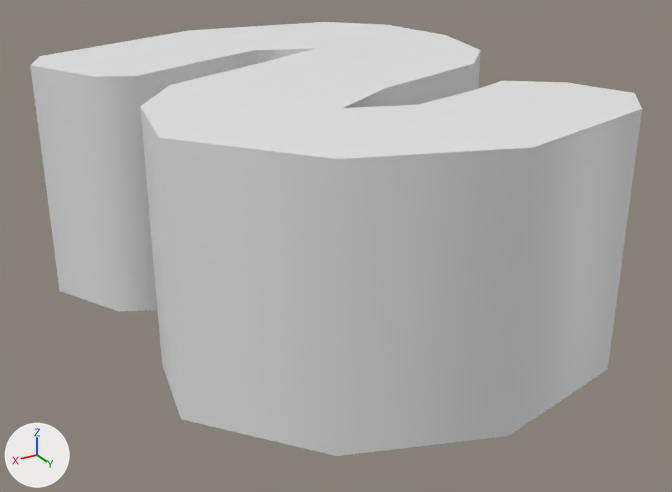
The Blender file Examples/BlenderSourceFiles~/fredoka_one.blend as it was, and as the next commit left it.
Before and after are seen from a 50 mm lens placed at (0.152, 0.831, 0.261), pointed at (-0.202, 0.242, -0.034). The axes (+X, +Y, +Z) are drawn at lower left. The lights are the same throughout. Text is drawn in Blender's own font.

The first picture shows 's'.
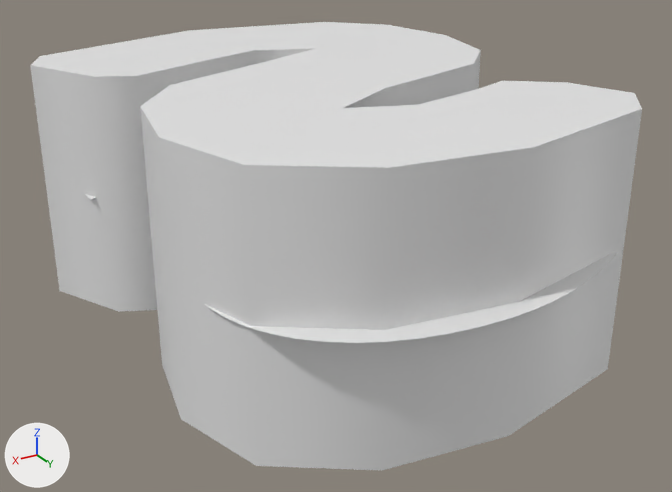
Pixel boxes [x1, y1, x2, y2] of what changed, in the pictures (672 x 492 px; the box of a moved part takes in the faces that stretch with it):
's', reshaped
    before: [30, 22, 642, 456]
    after: [30, 22, 642, 471]
'Text', added
    after: [85, 194, 617, 343]
part 1 of me_s_001, moved or reshaped
    before: [159, 109, 640, 456]
    after: [159, 109, 640, 471]

The edits, one by one:
me_s_001 has 108 vertices, 75 faces and spans x -0.383..-0.021, y -0.007..0.444, z -0.1..0.1.
me_s_001 is used by ob_s; location (0.0, 0.0, 0.0).
Verts and faces of me_s_001; kept vertices keep their numbers, new ones are numbered from 108.
Before the commit, vertices of me_s_001: 11 (-0.036, 0.313, -0.1) at pixel (181, 419), 12 (-0.215, 0.444, -0.1) at pixel (508, 435), 13 (-0.336, 0.416, -0.1) at pixel (607, 369), 37 (-0.036, 0.313, 0.1) at pixel (159, 137), 38 (-0.215, 0.444, 0.1) at pixel (533, 147).
Before the commit, vertices of me_s_001: 39 (-0.336, 0.416, 0.1) at pixel (642, 108), 74 (-0.036, 0.313, 0.1) at pixel (159, 137), 75 (-0.036, 0.313, -0.1) at pixel (181, 419), 104 (-0.105, 0.404, -0.1) at pixel (336, 456), 105 (-0.105, 0.404, 0.1) at pixel (336, 159).
Before the commit, vertices of me_s_001: 106 (-0.105, 0.404, -0.1) at pixel (336, 456), 107 (-0.105, 0.404, 0.1) at pixel (336, 159).
Part 1, on me_s_001:
Vertices deleted: 104, 105 (with the faces that use them).
Faces deleted: (74, 75, 106, 107).
Vertex 106 moves to (-0.122, 0.432, -0.1), pixel (382, 470).
Vertex 107 moves to (-0.122, 0.432, 0.1), pixel (389, 167).
New vertices 108 to 111 stand at vertices 11, 37, 74, 75, in that order, plus (-0.02, 0.074, 0.0).
New vertex 112 is at (-0.122, 0.432, -0.1), pixel (382, 470).
New vertex 113 is at (-0.122, 0.432, 0.1), pixel (389, 167).
New faces: (11, 13, 12, 112, 108), (37, 109, 113, 38, 39).
New faces: (106, 107, 110, 111), (74, 75, 111, 110) (smooth).
Text 'Text' (txt_text) is new.
Its body is 's'.
Object 'Text' (ob_text) is new; it shows txt_text.
Its location is (0.0, 0.0, 0.0).
Its rotation in degrees is (0, 180, 0).
